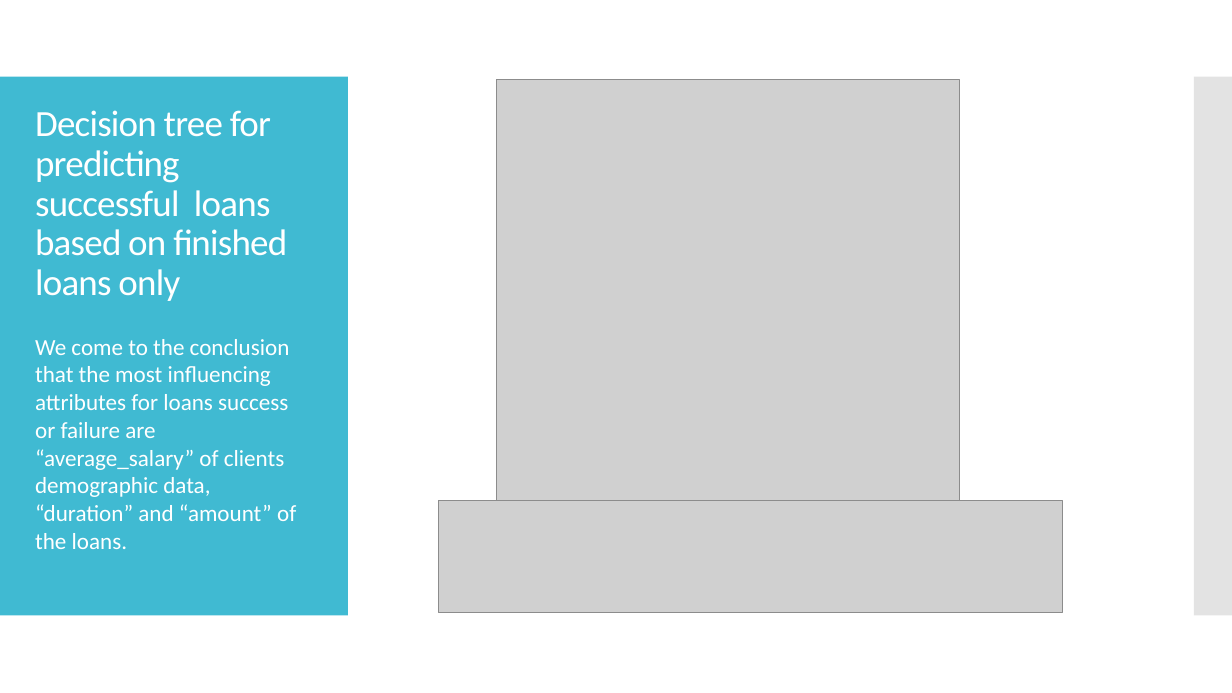
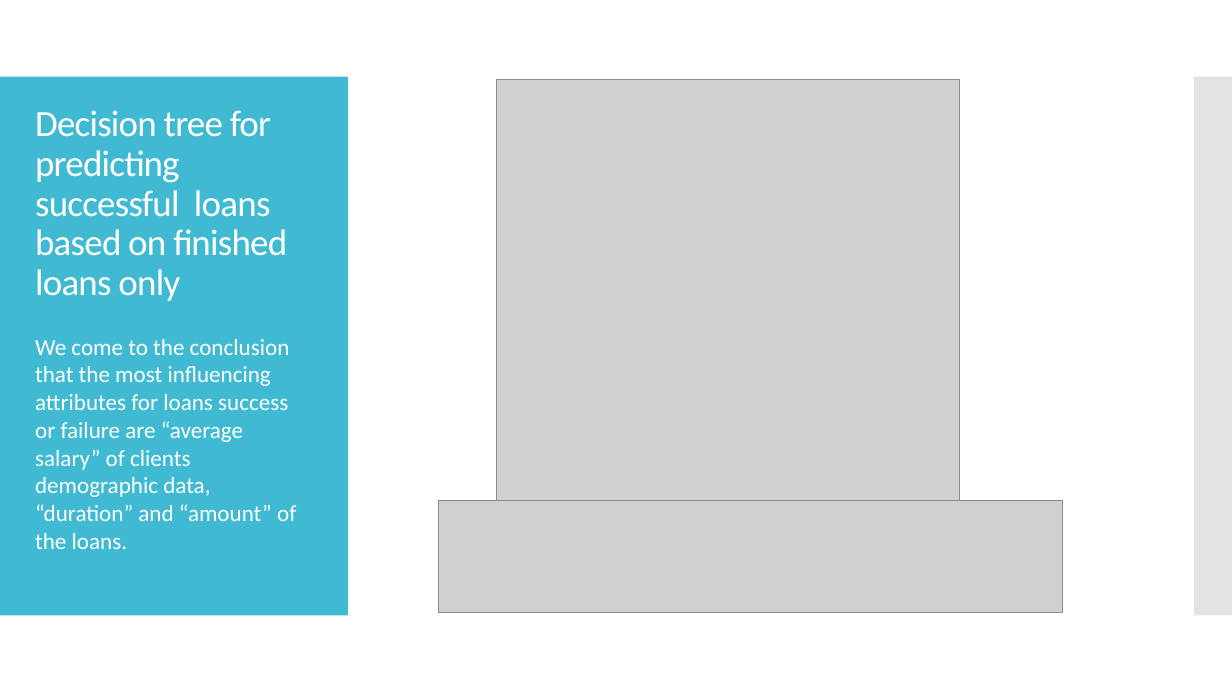
Before and after one commit to jpdias/banking-dm-case-study, a slide deck: slide 18 of Banking Data Mining.pptx (slide 20 before the commit). Drawn at 1232x693 pixels with LibreOffice and Linux fonts; fonts in the diff are those of the drawing; grey boxes stand for pictures. Boxes give left, top, right and bottom in pixels: in the first picture for what was removed or moved away, otherwise in the second. Text is boxed around its words. In the diff, an @@ line names an element or a change of style, - is before the commit and + after.

```diff
--- a/Banking Data Mining.pptx
+++ b/Banking Data Mining.pptx
@@ text at (x1=35, y1=339, x2=296, y2=549): text changed @@
-We come to the conclusion that the most influencing attributes for loans success or failure are “average_salary” of clients demographic data, “duration” and “amount” of the loans.
+We come to the conclusion that the most influencing attributes for loans success or failure are “average salary” of clients demographic data, “duration” and “amount” of the loans.
```
Also in this commit, not shown: 2 other slides changed, 2 slides removed, 2 other files.
